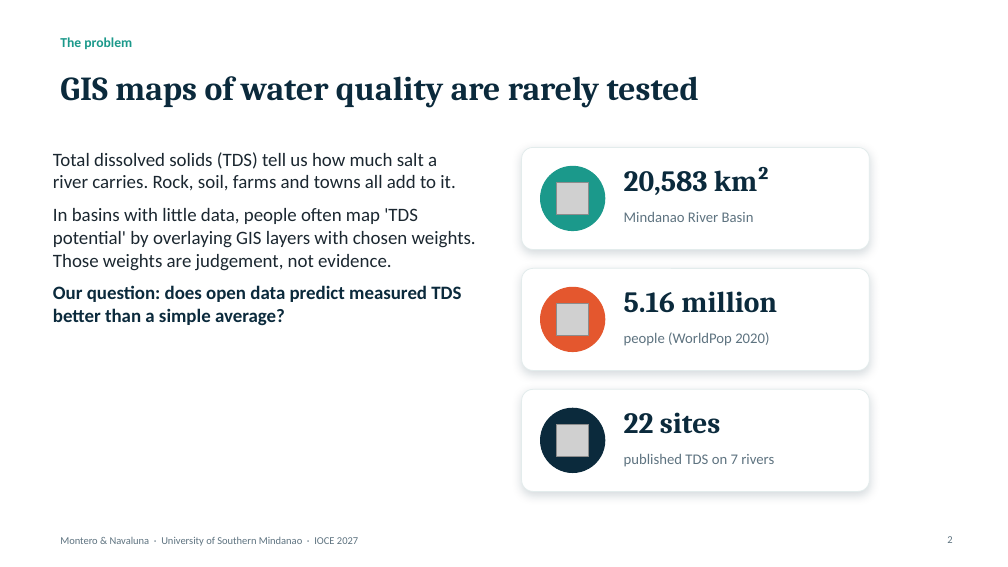
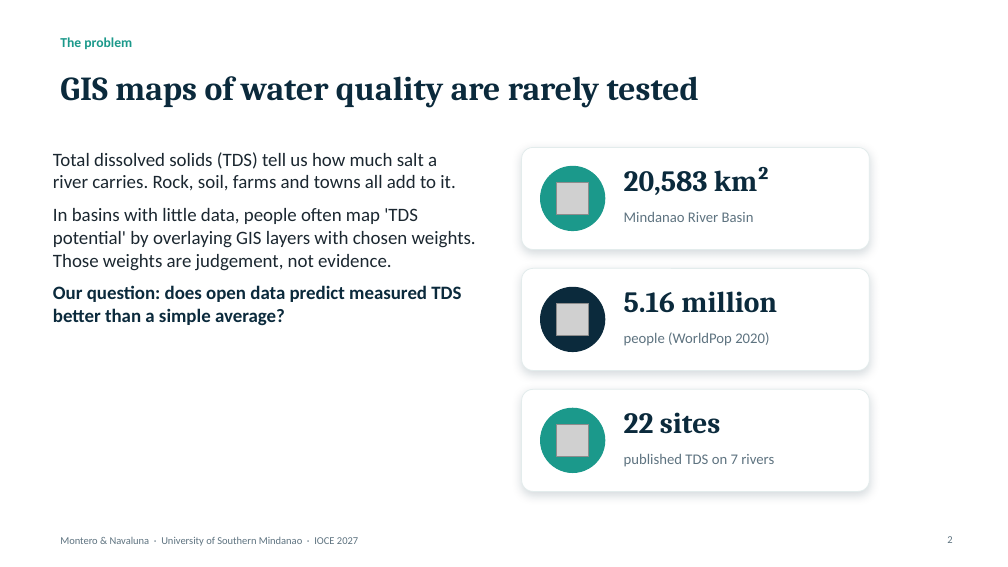
Before and after one commit to monteropeterdominic-arch/Mindanao-Basin-TDSPM, a slide deck: slide 2 of presentation/Montero_Navaluna_IOCE2027_slides.pptx. Drawn at 1008x567 pixels with LibreOffice and Linux fonts; fonts in the diff are those of the drawing; grey boxes stand for pictures; background and template pictures are left out. Boxes give left, top, right and bottom in pixels: in the first picture for what was removed or moved away, otherwise in the second. Text is boxed around its words. In the diff, an @@ line names an element or a change of style, - is before the commit and + after.

```diff
--- a/presentation/Montero_Navaluna_IOCE2027_slides.pptx
+++ b/presentation/Montero_Navaluna_IOCE2027_slides.pptx
@@ ellipse at <box>541,287,605,352</box>: fill #E4572E to #0B2A3C; outline #E4572E 1 pt to #0B2A3C 1 pt @@
@@ ellipse at <box>541,408,605,473</box>: fill #0B2A3C to #1B998B; outline #0B2A3C 1 pt to #1B998B 1 pt @@
```
Also in this commit, not shown: 9 other slides changed, 6 other files.
